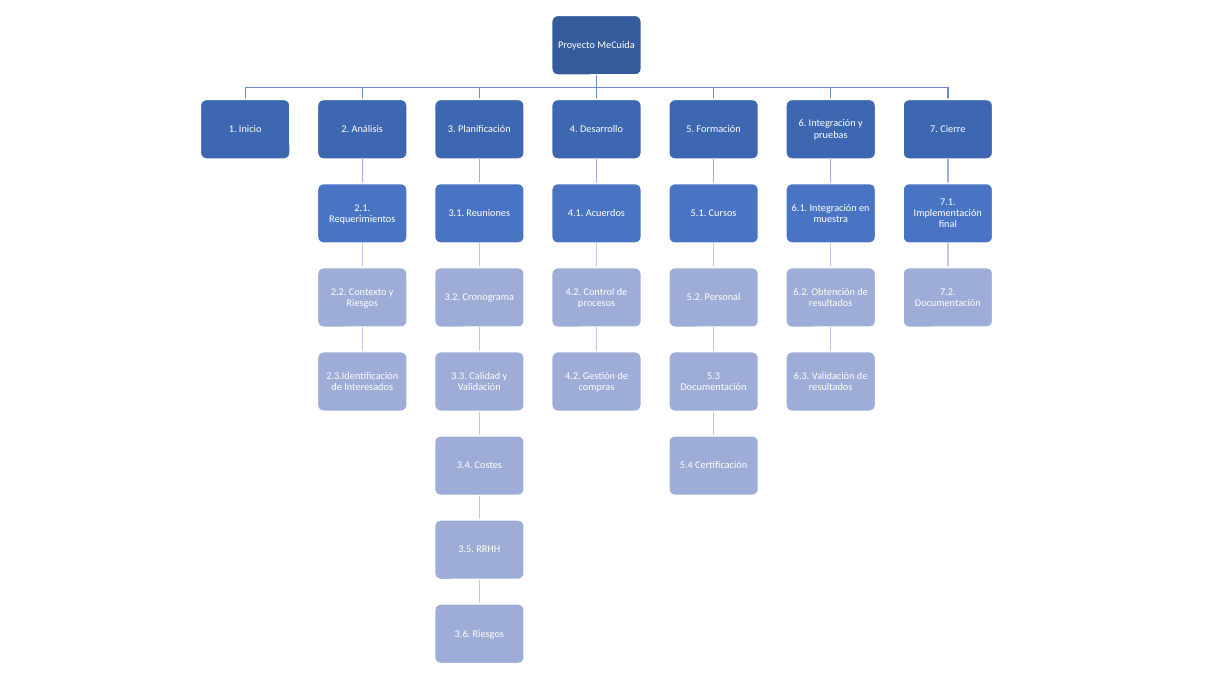
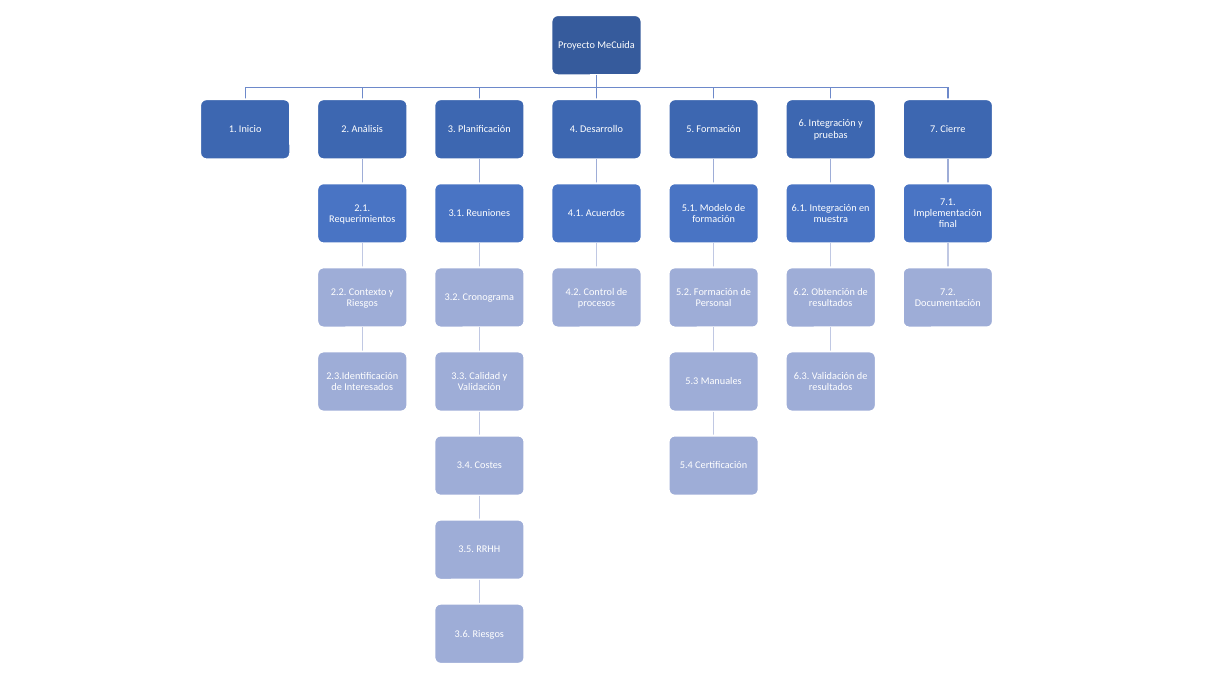
Before and after one commit to galledohm/Gestion_Proyectos, a slide deck: slide 1 of Documentos_generados/Integracion_Alcance/Alcance/WBS.pptx. Drawn at 1232x693 pixels with LibreOffice and Linux fonts; fonts in the diff are those of the drawing. Boxes give left, top, right and bottom in pixels: in the first picture for what was removed or moved away, otherwise in the second. Text is boxed around its words. In the diff, an @@ line names an element or a change of style, - is before the commit and + after.

```diff
--- a/Documentos_generados/Integracion_Alcance/Alcance/WBS.pptx
+++ b/Documentos_generados/Integracion_Alcance/Alcance/WBS.pptx
@@ text at [682,204,746,222]: text changed @@
-5.1. Cursos
+5.1. Modelo de formación
@@ text at [676,288,752,306]: text changed @@
-5.2. Personal
+5.2. Formación de Personal
@@ freeform shape removed at [592,327,602,351] @@
@@ rounded rectangle removed at [552,351,641,411] @@
@@ text removed at [565,372,628,392] @@
-4.2. Gestión de compras
@@ text at [685,377,742,384]: text changed @@
-5.3 Documentación
+5.3 Manuales
```
Also in this commit, not shown: 1 other file.
